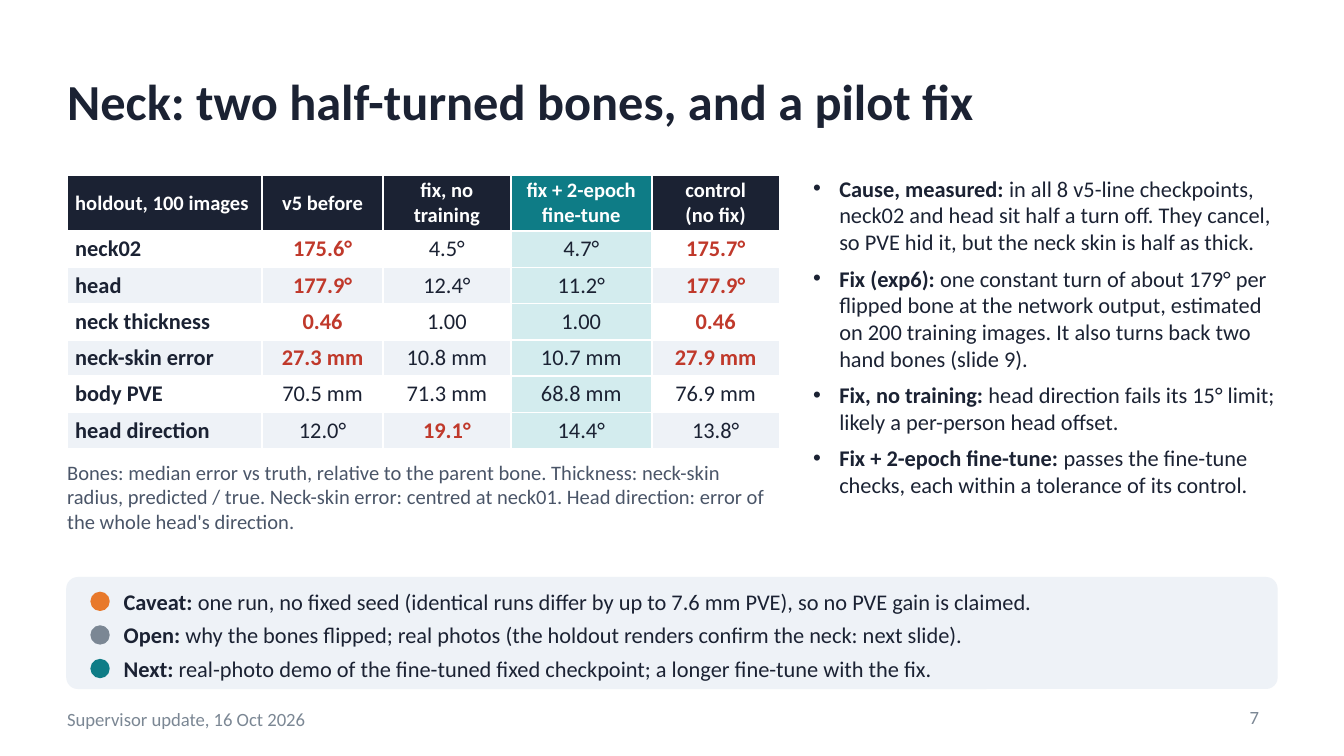
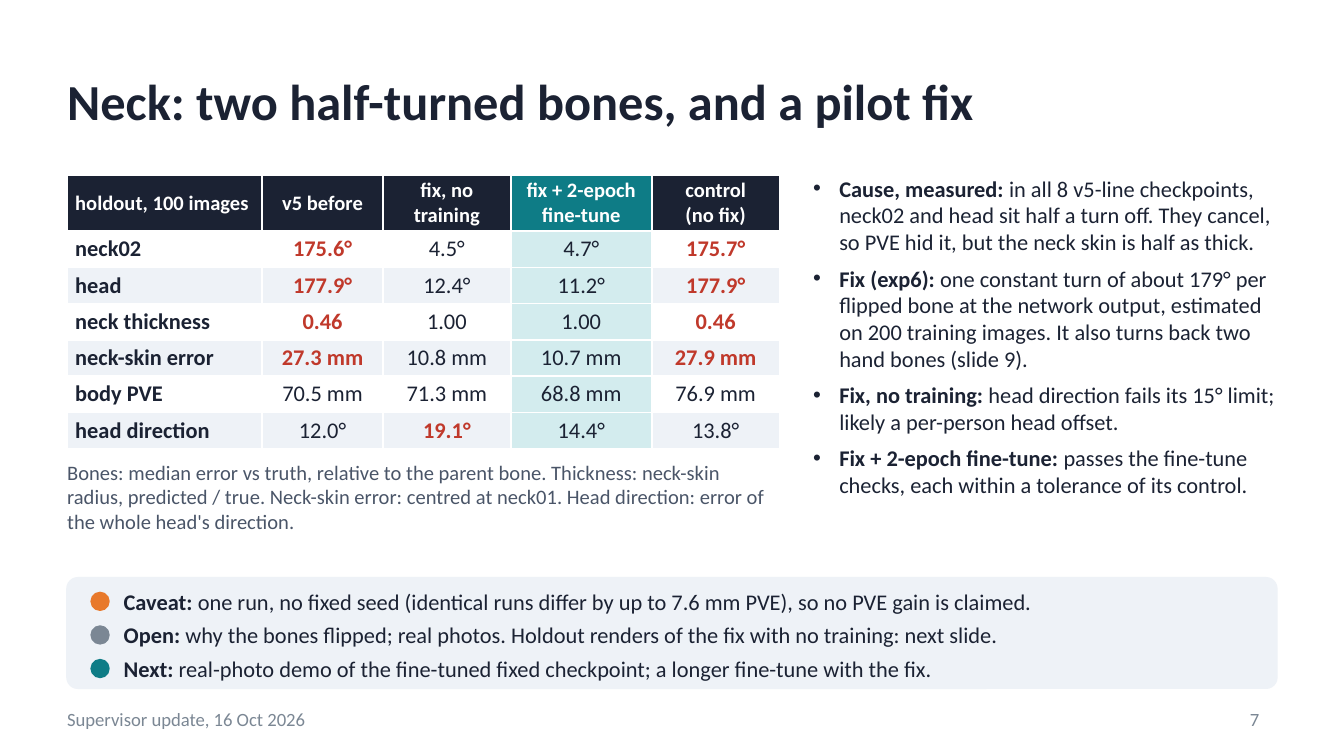
Before and after one commit to saadnajib/Multi-Person-Whole-Body-Human-Mesh-Recovery-in-a-Single-Shot-with-Annyone-dataset-and-3dpw-dataset, a slide deck: slide 7 of docs/supervisor_update_2026-10-16.pptx. Drawn at 1344x756 pixels with LibreOffice and Linux fonts; fonts in the diff are those of the drawing. Boxes give left, top, right and bottom in pixels: in the first picture for what was removed or moved away, otherwise in the second. Text is boxed around its words. In the diff, an @@ line names an element or a change of style, - is before the commit and + after.

```diff
--- a/docs/supervisor_update_2026-10-16.pptx
+++ b/docs/supervisor_update_2026-10-16.pptx
@@ text at bbox=[124, 627, 996, 647]: text changed @@
-Open: why the bones flipped; real photos (the holdout renders confirm the neck: next slide).
+Open: why the bones flipped; real photos. Holdout renders of the fix with no training: next slide.
@@ page number at bbox=[1250, 714, 1259, 726]: vertical alignment top to middle @@
```
Also in this commit, not shown: 3 other slides changed, 6 other files.
